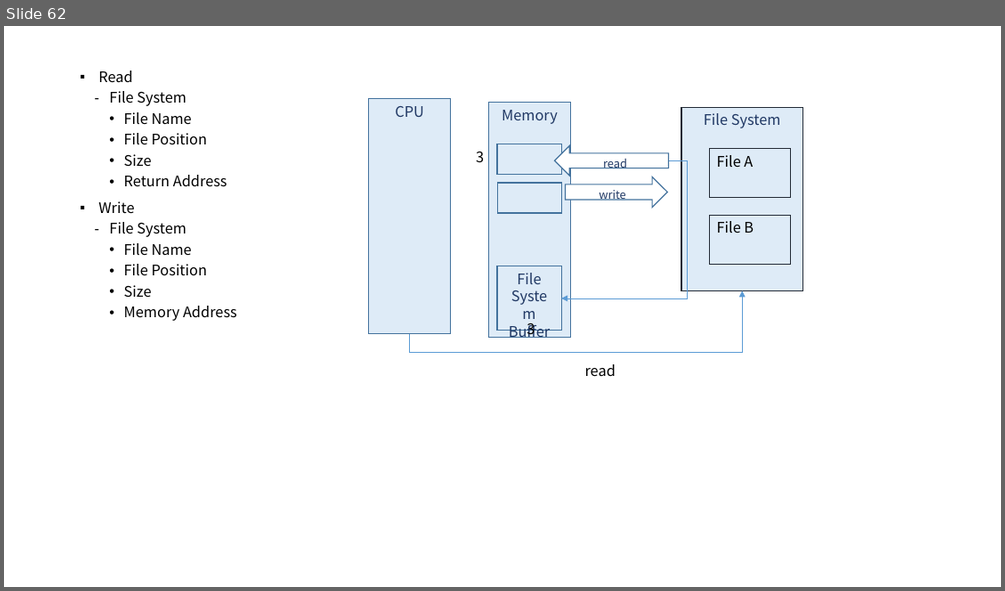
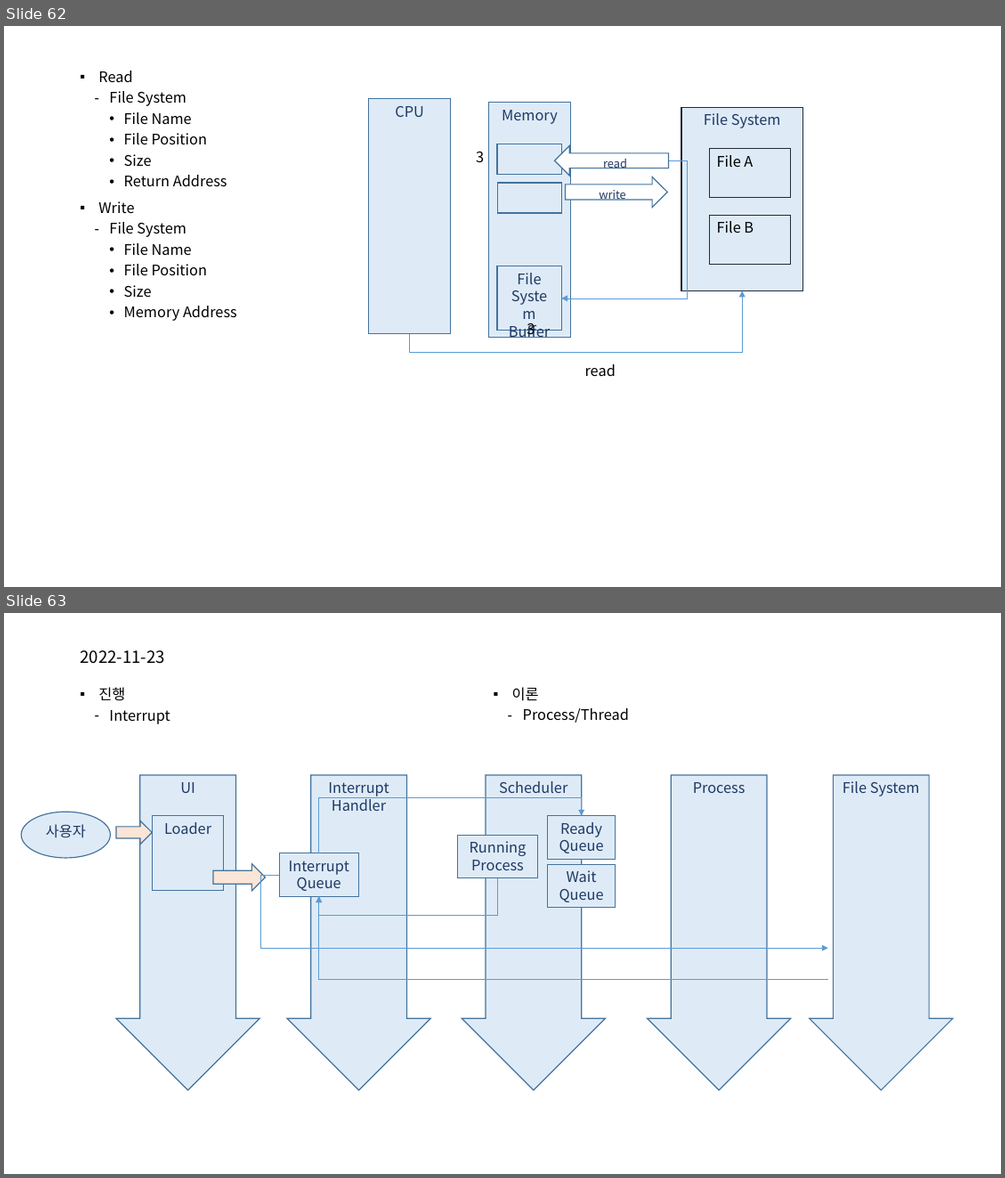
Before and after one commit to mjuclass/202202, a slide deck: OS/시스템프로그래밍2.pptx. Shown one above the other, each under a label of ours: slide 62 before the commit, slides 62 and 63 after it. The pictures are 1005x591 and 1005x1178 pixels, drawn with LibreOffice and Linux fonts; fonts in the diff are those of the drawing. Boxes give left, top, right and bottom in pixels: in the first picture for what was removed or moved away, otherwise in the second. Text is boxed around its words. In the diff, an @@ line names an element or a change of style, - is before the commit and + after.

```diff
--- a/OS/시스템프로그래밍2.pptx
+++ b/OS/시스템프로그래밍2.pptx
@@ slide 63 added at [4,613,1001,1174], background #FFFFFF @@
@@ title added at [80,650,165,664], 16 pt, text #000000 @@
+2022-11-23
@@ text added at [98,687,170,724], 14 pt, text #000000 @@
+▪ 진행
+  – Interrupt
@@ text added at [512,687,629,722], 14 pt, text #000000 @@
+▪ 이론
+  – Process/Thread
@@ down arrow added at [116,775,259,1090], fill #DEEBF7, outline #43739E 1 pt, 14 pt, text #203864 @@
+UI
@@ down arrow added at [287,775,431,1090], fill #DEEBF7, outline #43739E 1 pt, 14 pt, text #203864 @@
+Interrupt Handler
@@ elbow arrow added from (319, 853) to (582, 816), #5B9BD5 0.5 pt @@
@@ down arrow added at [461,775,606,1090], fill #DEEBF7, outline #43739E 1 pt, 14 pt, text #203864 @@
+Scheduler
@@ down arrow added at [647,775,791,1090], fill #DEEBF7, outline #43739E 1 pt, 14 pt, text #203864 @@
+Process
@@ down arrow added at [809,775,953,1090], fill #DEEBF7, outline #43739E 1 pt, 14 pt, text #203864 @@
+File System
@@ ellipse added at [21,811,110,859], fill #DEEBF7, outline #43739E 1 pt, 14 pt, text #203864 @@
+사용자
@@ right arrow added at [116,821,152,844], fill #FBE5D6, outline #43739E 1 pt @@
@@ rectangle added at [152,816,224,891], fill #DEEBF7, outline #43739E 1 pt, 14 pt, text #203864 @@
+Loader
@@ rectangle added at [548,816,615,859], fill #DEEBF7, outline #43739E 1 pt, 14 pt, text #203864 @@
+Ready Queue
@@ rectangle added at [458,835,538,878], fill #DEEBF7, outline #43739E 1 pt, 14 pt, text #203864 @@
+Running Process
@@ right arrow added at [213,863,266,891], fill #FBE5D6, outline #43739E 1 pt @@
@@ elbow arrow added from (279, 875) to (828, 948), #5B9BD5 0.5 pt @@
@@ rectangle added at [279,853,358,896], fill #DEEBF7, outline #43739E 1 pt, 14 pt, text #203864 @@
+Interrupt Queue
@@ elbow arrow added from (498, 878) to (319, 896), #5B9BD5 0.5 pt @@
@@ rectangle added at [548,864,615,908], fill #DEEBF7, outline #43739E 1 pt, 14 pt, text #203864 @@
+Wait Queue
@@ elbow arrow added from (828, 980) to (319, 896), #5B9BD5 0.5 pt @@
```
Also in this commit, not shown: 1 other slide added, 10 other files.
